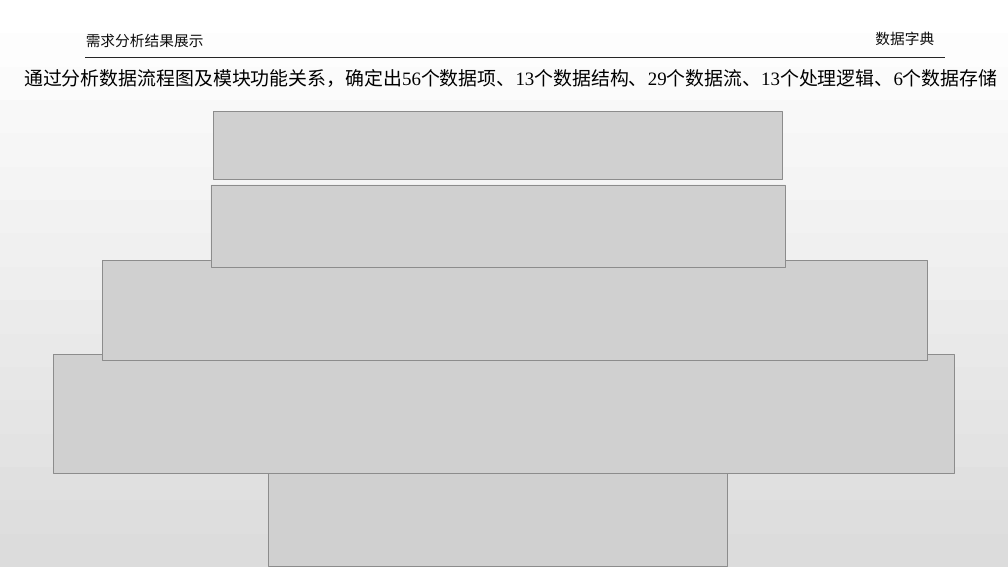
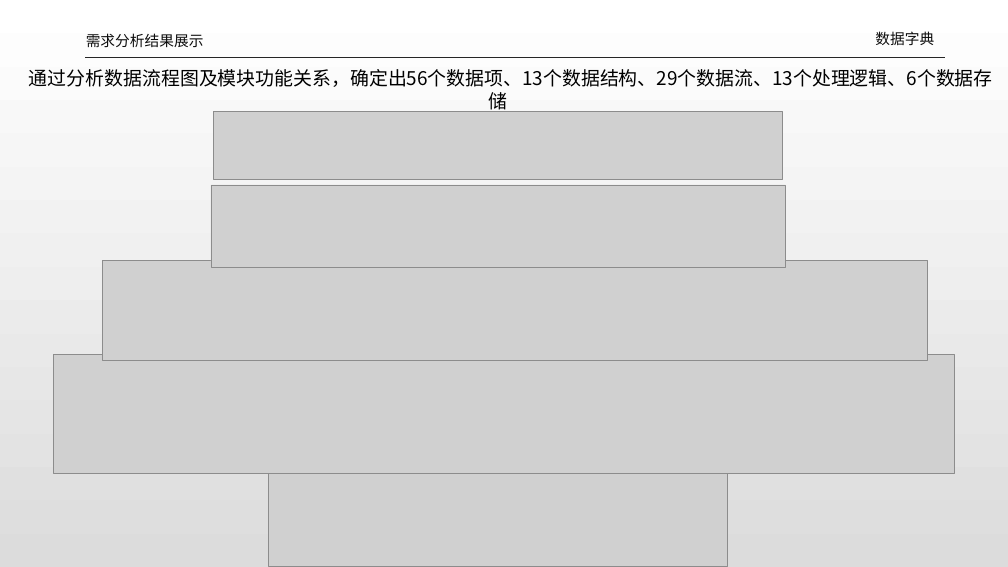
Before and after one commit to dlct-wzx/database-practice, a slide deck: slide 7 of 答辩ppt.pptx. Drawn at 1008x567 pixels with LibreOffice and Linux fonts; fonts in the diff are those of the drawing; grey boxes stand for pictures. Boxes give left, top, right and bottom in pixels: in the first picture for what was removed or moved away, otherwise in the second. Text is boxed around its words. In the diff, an @@ line names an element or a change of style, - is before the commit and + after.

```diff
--- a/答辩ppt.pptx
+++ b/答辩ppt.pptx
@@ text "通过分析数据流程图及模块功能关系，确定出56个数据项、13个数据结构、29个数据流、13个处理逻辑、6个数据存储" at [29, 69, 993, 87]: font Times New Roman to Noto Sans CJK SC @@
```
Also in this commit, not shown: 5 other slides changed, 11 slides added, 4 slides removed, 10 other files.
